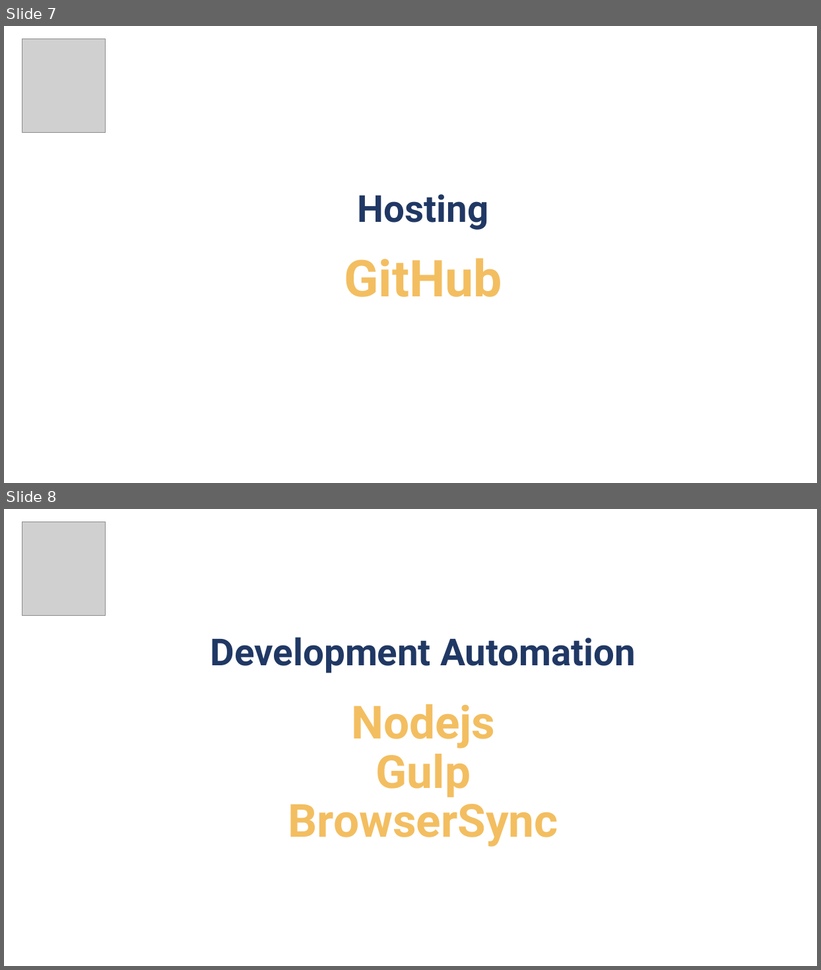
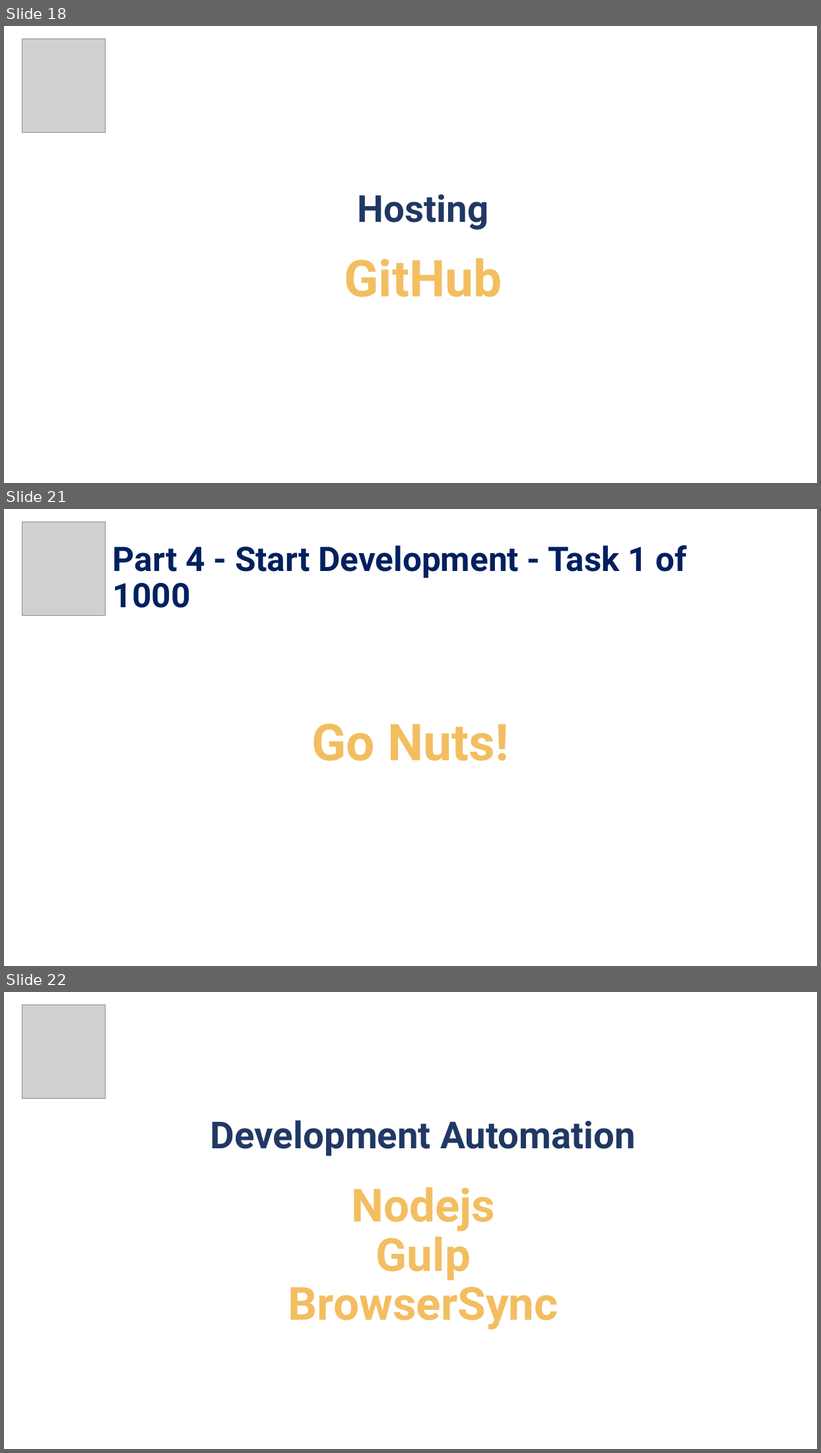
Before and after one commit to pirocorp/CSS-Advanced, a slide deck: 01. Dev Workflows & Tools/01. Dev Workflows & Tools.pptx. Shown one above the other, each under a label of ours: slides 7 and 8 before the commit, slides 18, 21 and 22 after it; the slides between them are not shown. The pictures are 821x970 and 821x1453 pixels, drawn with LibreOffice and Linux fonts; fonts in the diff are those of the drawing; grey boxes stand for pictures; background and template pictures are left out. Boxes give left, top, right and bottom in pixels: in the first picture for what was removed or moved away, otherwise in the second. Text is boxed around its words. In the diff, an @@ line names an element or a change of style, - is before the commit and + after.

```diff
--- a/01. Dev Workflows & Tools/01. Dev Workflows & Tools.pptx
+++ b/01. Dev Workflows & Tools/01. Dev Workflows & Tools.pptx
@@ slide 21 added at bbox=[4, 509, 817, 966], background picture (left out) @@
@@ picture added at bbox=[22, 522, 106, 616] @@
@@ text added at bbox=[113, 545, 687, 608], 40 pt, text #002060, bold @@
+Part 4 - Start Development - Task 1 of 1000
@@ title added at bbox=[312, 723, 509, 761], 60 pt, text #F3BE60, bold @@
+Go Nuts!
@@ what was slide 7 is now slide 18 @@
@@ what was slide 8 is now slide 22 @@
```
Also in this commit, not shown: 1 slide changed, 24 other slides added, 1 slide removed.
